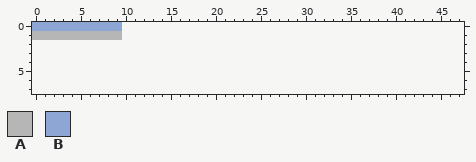
Two versions of one pixel-art file, Assets/Art/Textures/Platform/Platform.aseprite. This is how it looked before the edit.
10x2 pixels, 1 frame. The old version is drawn lined up with the new one, on the new canvas.
Palette (. is transparent): A #b6b6b6  B #8da6d4
Pixels before, first column x 0:
0 BBBBBBBBBB
1 AAAAAAAAAA
The result:
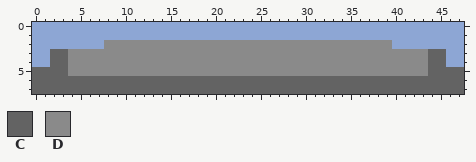
Colours new in this view: C #636363  D #8a8a8a
Difference:
canvas 10x2 -> 48x8
Changed rows in their new state; - is an unchanged pixel.
first column x 0:
0 ----------BBBBBBBBBBBBBBBBBBBBBBBBBBBBBBBBBBBBBB
1 BBBBBBBBBBBBBBBBBBBBBBBBBBBBBBBBBBBBBBBBBBBBBBBB
2 BBBBBBBBDDDDDDDDDDDDDDDDDDDDDDDDDDDDDDDDBBBBBBBB
3 BBCCDDDDDDDDDDDDDDDDDDDDDDDDDDDDDDDDDDDDDDDDCCBB
4 BBCCDDDDDDDDDDDDDDDDDDDDDDDDDDDDDDDDDDDDDDDDCCBB
5 CCCCDDDDDDDDDDDDDDDDDDDDDDDDDDDDDDDDDDDDDDDDCCCC
6 CCCCCCCCCCCCCCCCCCCCCCCCCCCCCCCCCCCCCCCCCCCCCCCC
7 CCCCCCCCCCCCCCCCCCCCCCCCCCCCCCCCCCCCCCCCCCCCCCCC
